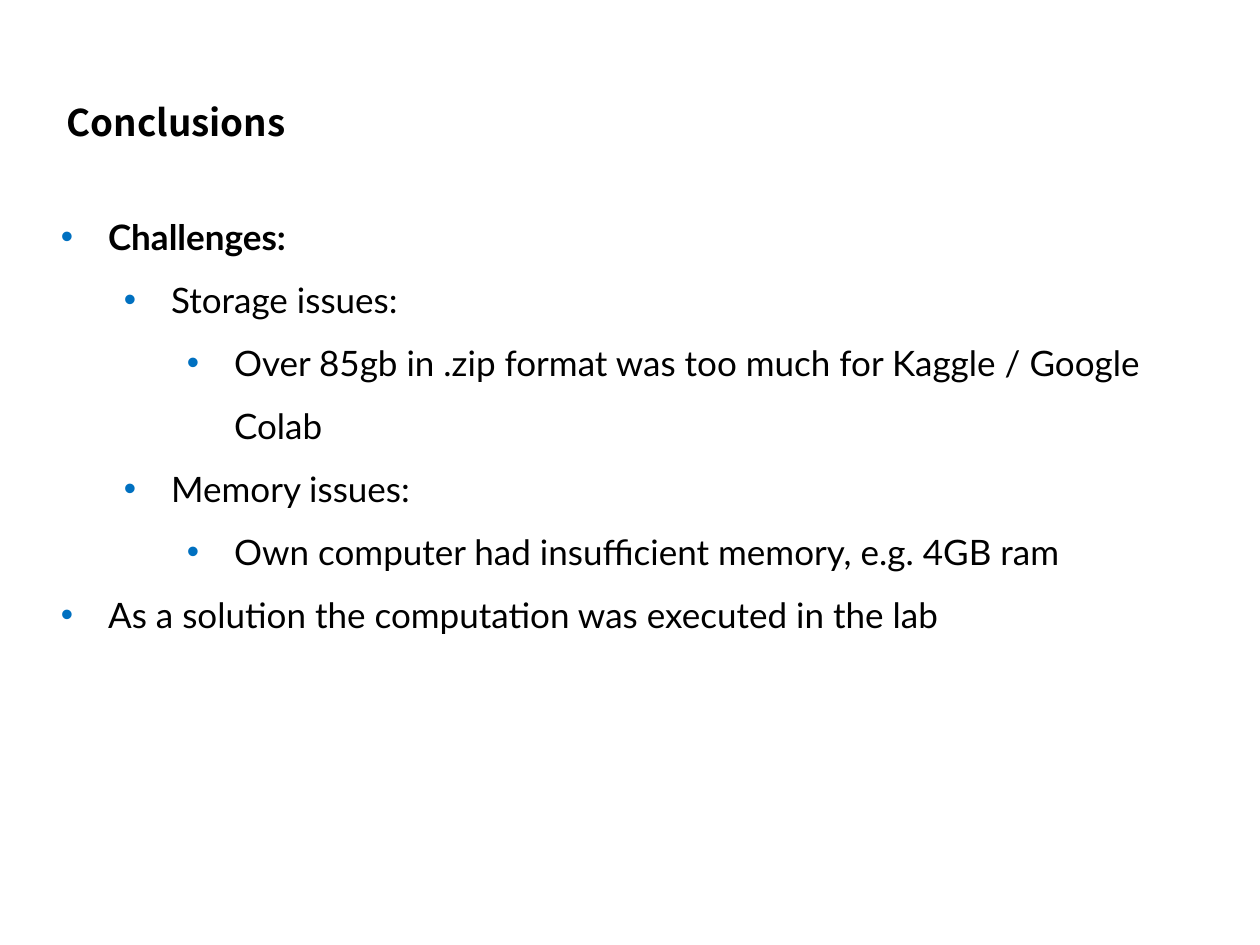
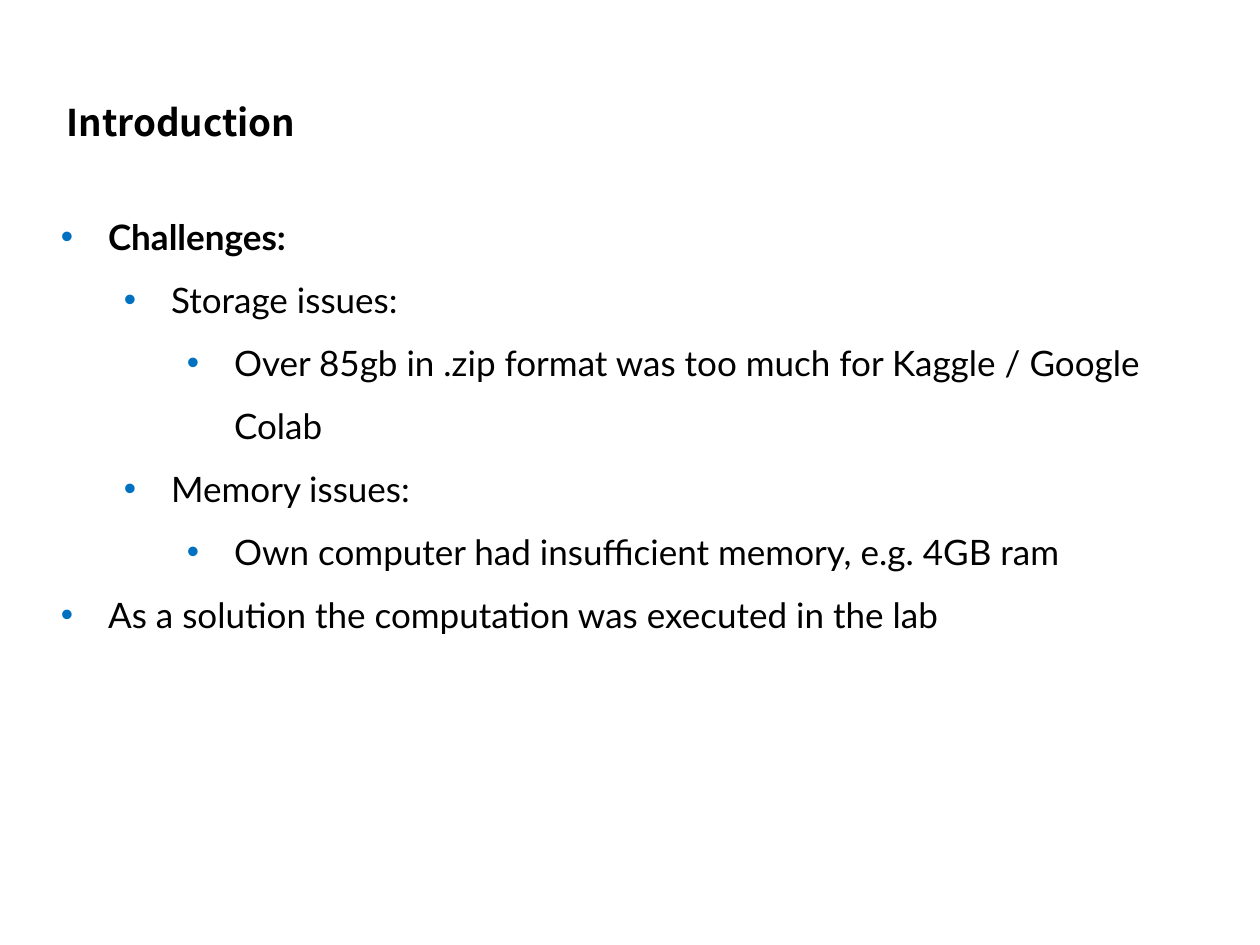
Before and after one commit to kimbold/VRDL_2019, a slide deck: slide 6 of Final project/Final_presentation.pptx (slide 11 before the commit). Drawn at 1260x945 pixels with LibreOffice and Linux fonts; fonts in the diff are those of the drawing; background and template pictures are left out. Boxes give left, top, right and bottom in pixels: in the first picture for what was removed or moved away, otherwise in the second. Text is boxed around its words. In the diff, an @@ line names an element or a change of style, - is before the commit and + after.

Commit message:
Moved challenges section to the introduction

```diff
--- a/Final project/Final_presentation.pptx
+++ b/Final project/Final_presentation.pptx
@@ title at (66, 106, 295, 137): text changed @@
-Conclusions
+Introduction
```
